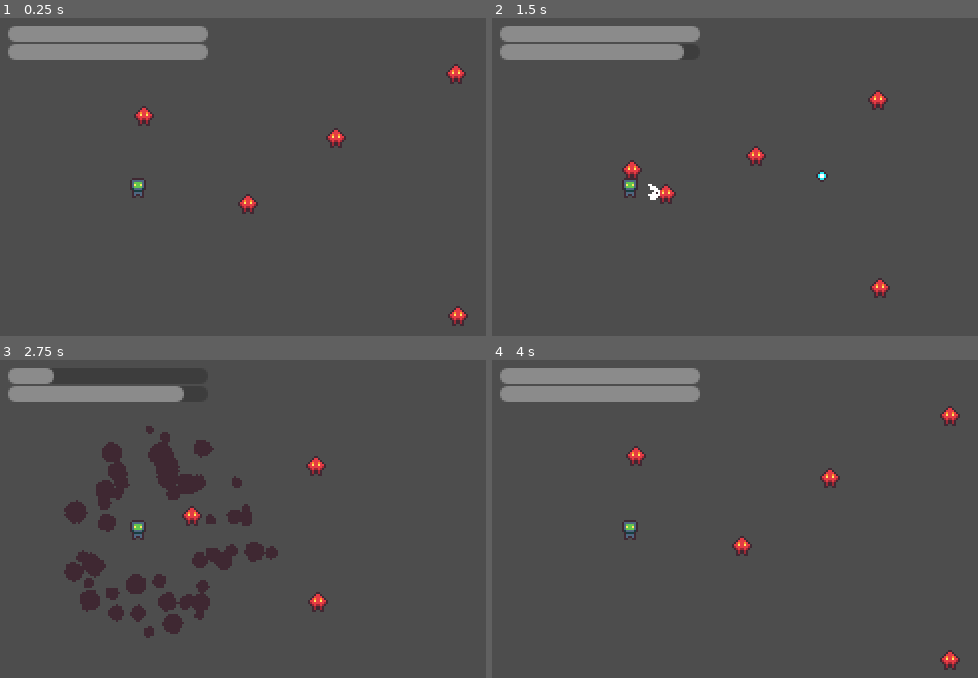
Above: before the commit, frames 1-4 (two rows, left to right).
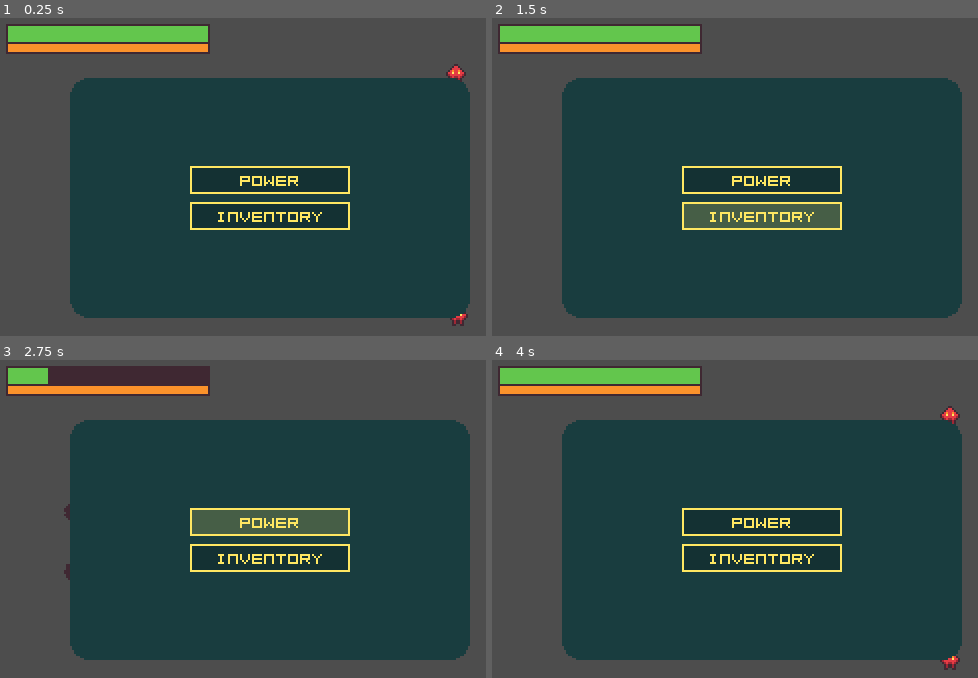
Above: after the commit, the same moments.

Repository: OriginTwo/shooter-robot
Game: Godot game, scene res://sources/game/game.tscn
Two runs of this game, one before a commit and one after it. Both use one fixed random seed, a clock stepped at 60 frames per second and the inputs below.
Inputs (mouse positions are in pixels of both pictures, inside the frame that each line leads up to):
- Up to frame 1 (0.25 s): no input
- Up to frame 2 (1.5 s): click (764, 180) at 0.5 s, where only the run after the commit has a clickable "POWER"; click (764, 215) at 1.25 s, where only the run after the commit has a clickable "INVENTORY"
- Up to frame 3 (2.75 s): click (272, 522) at 2 s, where only the run after the commit has a clickable "POWER"
- Up to frame 4 (4 s): click (764, 557) at 2.75 s, where only the run after the commit has a clickable "INVENTORY"; click (764, 522) at 3.5 s, where only the run after the commit has a clickable "POWER"

The runs differ from the first frame. In frame 1, 67% of the frame differs, in the area x 1-97%, y 1-95%; in frame 2, 64%; in frame 3, 63%; in frame 4, 67%.

Commit message:
start making ui

Diff:
--- a/project.godot
+++ b/project.godot
@@ -27,6 +27,7 @@
 
 folder_colors={
 "res://assets/": "red",
+"res://resources/": "yellow",
 "res://sources/": "green"
 }
 
--- /dev/null
+++ b/resources/ui_theme.tres
@@ -0,0 +1,86 @@
+[gd_resource type="Theme" load_steps=10 format=3 uid="uid://nltfc8w4hrlb"]
+
+[ext_resource type="FontFile" uid="uid://uttp4ufevk4g" path="res://assets/font/kenney_mini_square_mono.ttf" id="1_t4rv0"]
+
+[sub_resource type="StyleBoxFlat" id="StyleBoxFlat_sewu0"]
+bg_color = Color(0.247059, 0.156863, 0.196078, 1)
+expand_margin_left = 1.0
+expand_margin_top = 1.0
+expand_margin_right = 1.0
+expand_margin_bottom = 1.0
+anti_aliasing = false
+
+[sub_resource type="StyleBoxFlat" id="StyleBoxFlat_nq2m6"]
+bg_color = Color(0.984314, 0.572549, 0.168627, 1)
+
+[sub_resource type="StyleBoxFlat" id="StyleBoxFlat_4g45x"]
+bg_color = Color(0.247059, 0.156863, 0.196078, 1)
+expand_margin_left = 1.0
+expand_margin_top = 1.0
+expand_margin_right = 1.0
+expand_margin_bottom = 1.0
+anti_aliasing = false
+
+[sub_resource type="StyleBoxFlat" id="StyleBoxFlat_l0suw"]
+bg_color = Color(0.388235, 0.776471, 0.301961, 1)
+
+[sub_resource type="StyleBoxFlat" id="StyleBoxFlat_odxy2"]
+content_margin_top = 2.0
+content_margin_bottom = 2.0
+bg_color = Color(1, 0.905882, 0.384314, 0.196078)
+border_width_left = 1
+border_width_top = 1
+border_width_right = 1
+border_width_bottom = 1
+border_color = Color(1, 0.905882, 0.384314, 1)
+anti_aliasing = false
+
+[sub_resource type="StyleBoxFlat" id="StyleBoxFlat_3esrg"]
+content_margin_top = 2.0
+content_margin_bottom = 2.0
+bg_color = Color(0, 0, 0, 0.188235)
+border_width_left = 1
+border_width_top = 1
+border_width_right = 1
+border_width_bottom = 1
+border_color = Color(1, 0.905882, 0.384314, 1)
+anti_aliasing = false
+
+[sub_resource type="StyleBoxFlat" id="StyleBoxFlat_ukqm7"]
+content_margin_top = 2.0
+content_margin_bottom = 2.0
+bg_color = Color(0, 0, 0, 0.188235)
+border_width_left = 1
+border_width_top = 1
+border_width_right = 1
+border_width_bottom = 1
+border_color = Color(1, 0.905882, 0.384314, 1)
+anti_aliasing = false
+
+[sub_resource type="StyleBoxFlat" id="StyleBoxFlat_v2i4b"]
+bg_color = Color(0.0980392, 0.239216, 0.247059, 1)
+corner_radius_top_left = 10
+corner_radius_top_right = 10
+corner_radius_bottom_right = 10
+corner_radius_bottom_left = 10
+anti_aliasing = false
+
+[resource]
+default_font = ExtResource("1_t4rv0")
+default_font_size = 8
+EnergyProgressBar/base_type = &"ProgressBar"
+EnergyProgressBar/styles/background = SubResource("StyleBoxFlat_sewu0")
+EnergyProgressBar/styles/fill = SubResource("StyleBoxFlat_nq2m6")
+HealthProgressBar/base_type = &"ProgressBar"
+HealthProgressBar/styles/background = SubResource("StyleBoxFlat_4g45x")
+HealthProgressBar/styles/fill = SubResource("StyleBoxFlat_l0suw")
+Label/fonts/font = ExtResource("1_t4rv0")
+TerminalButton/base_type = &"Button"
+TerminalButton/colors/font_color = Color(1, 0.905882, 0.384314, 1)
+TerminalButton/colors/font_hover_color = Color(1, 0.905882, 0.384314, 1)
+TerminalButton/colors/font_pressed_color = Color(1, 0.905882, 0.384314, 1)
+TerminalButton/styles/hover = SubResource("StyleBoxFlat_odxy2")
+TerminalButton/styles/normal = SubResource("StyleBoxFlat_3esrg")
+TerminalButton/styles/pressed = SubResource("StyleBoxFlat_ukqm7")
+TerminalPanel/base_type = &"PanelContainer"
+TerminalPanel/styles/panel = SubResource("StyleBoxFlat_v2i4b")
--- a/sources/player/player_ui.tscn
+++ b/sources/player/player_ui.tscn
@@ -1,6 +1,7 @@
-[gd_scene load_steps=2 format=3 uid="uid://bdaeqkxl05bmp"]
+[gd_scene load_steps=3 format=3 uid="uid://bdaeqkxl05bmp"]
 
 [ext_resource type="Script" path="res://sources/player/scripts/player_ui.gd" id="1_5hx48"]
+[ext_resource type="Theme" uid="uid://nltfc8w4hrlb" path="res://resources/ui_theme.tres" id="2_qc23t"]
 
 [node name="PlayerUI" type="CanvasLayer"]
 script = ExtResource("1_5hx48")
@@ -9,19 +10,67 @@
 offset_left = 4.0
 offset_top = 4.0
 offset_right = 104.0
-offset_bottom = 44.0
+offset_bottom = 24.0
+size_flags_vertical = 0
+theme = ExtResource("2_qc23t")
 theme_override_constants/separation = 1
 
 [node name="HealthBar" type="ProgressBar" parent="VBoxContainer"]
 unique_name_in_owner = true
 custom_minimum_size = Vector2(100, 8)
 layout_mode = 2
+mouse_filter = 2
+theme_type_variation = &"HealthProgressBar"
 max_value = 3.0
 step = 1.0
+value = 2.0
 show_percentage = false
 
 [node name="EnergyBar" type="ProgressBar" parent="VBoxContainer"]
 unique_name_in_owner = true
-custom_minimum_size = Vector2(100, 8)
+custom_minimum_size = Vector2(100, 4)
 layout_mode = 2
+mouse_filter = 2
+theme_type_variation = &"EnergyProgressBar"
+value = 40.0
 show_percentage = false
+
+[node name="CenterContainer" type="CenterContainer" parent="."]
+anchors_preset = 15
+anchor_right = 1.0
+anchor_bottom = 1.0
+grow_horizontal = 2
+grow_vertical = 2
+mouse_filter = 2
+
+[node name="PanelContainer" type="PanelContainer" parent="CenterContainer"]
+custom_minimum_size = Vector2(200, 120)
+layout_mode = 2
+theme = ExtResource("2_qc23t")
+theme_type_variation = &"TerminalPanel"
+
+[node name="MarginContainer" type="MarginContainer" parent="CenterContainer/PanelContainer"]
+layout_mode = 2
+theme_override_constants/margin_left = 4
+theme_override_constants/margin_top = 4
+theme_override_constants/margin_right = 4
+theme_override_constants/margin_bottom = 4
+
+[node name="VBoxContainer" type="VBoxContainer" parent="CenterContainer/PanelContainer/MarginContainer"]
+layout_mode = 2
+size_flags_horizontal = 4
+alignment = 1
+
+[node name="Button" type="Button" parent="CenterContainer/PanelContainer/MarginContainer/VBoxContainer"]
+custom_minimum_size = Vector2(80, 0)
+layout_mode = 2
+focus_mode = 0
+theme_type_variation = &"TerminalButton"
+text = "POWER"
+
+[node name="Button2" type="Button" parent="CenterContainer/PanelContainer/MarginContainer/VBoxContainer"]
+custom_minimum_size = Vector2(80, 0)
+layout_mode = 2
+focus_mode = 0
+theme_type_variation = &"TerminalButton"
+text = "INVENTORY"
Binary file added: assets/font/kenney_mini_square_mono.ttf
Not shown, added: assets/font/kenney_mini_square_mono.ttf.import
Not shown, changed: notes.txt
